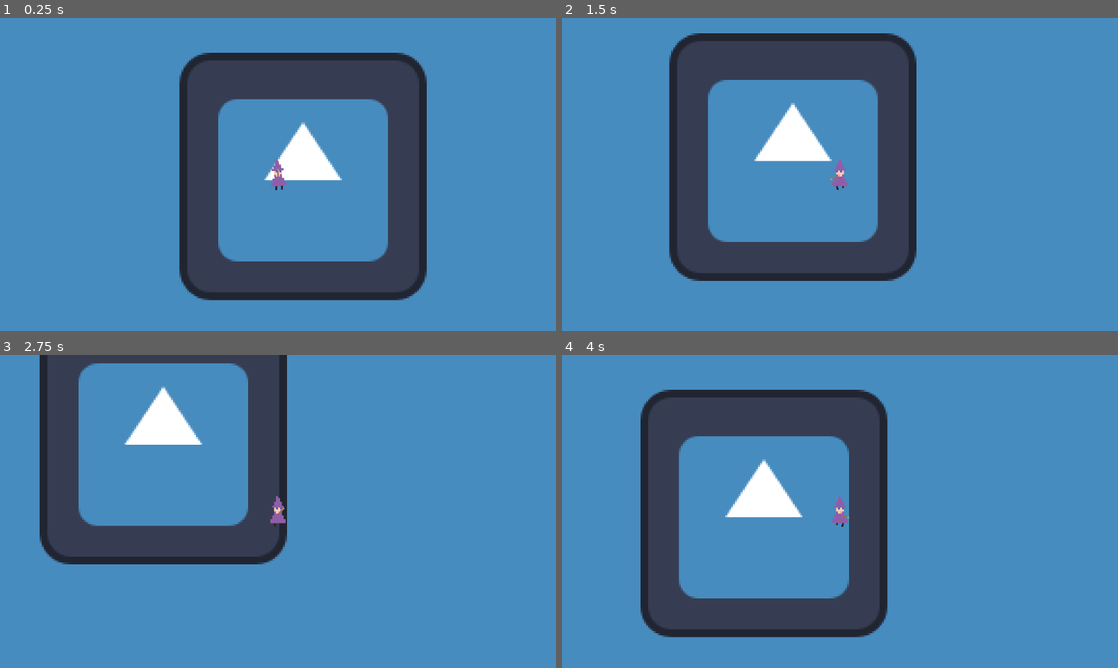
Above: before the commit, frames 1-4 (two rows, left to right).
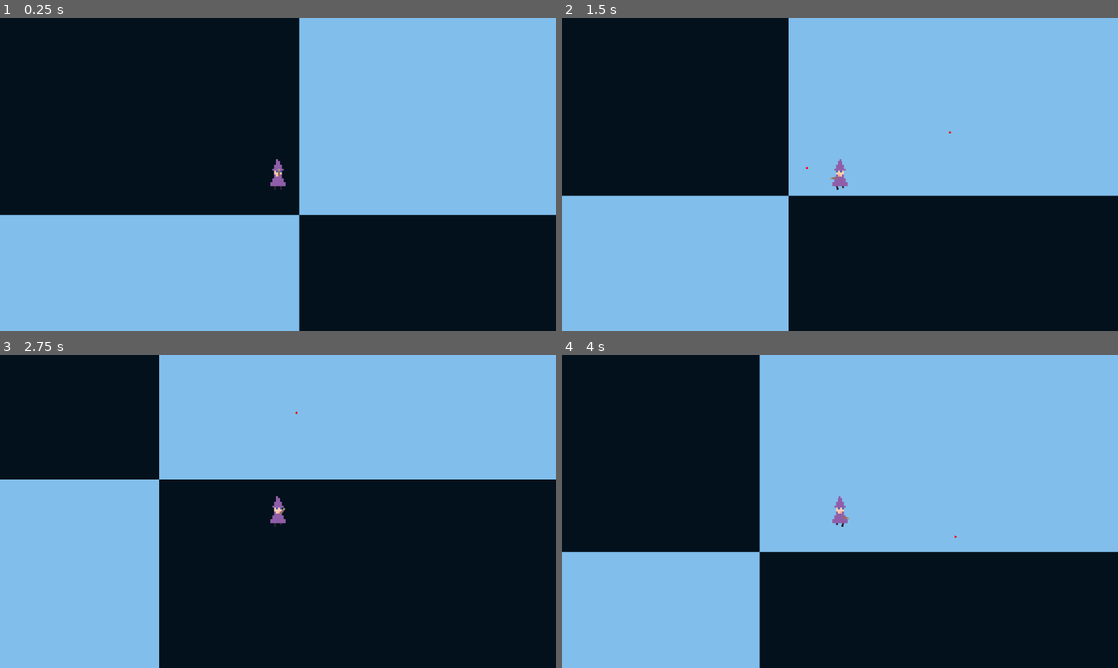
Above: after the commit, the same moments.

Repository: smolsenbiller/wizard-coliseum
Game: Godot game, scene res://scenes/coliseum.tscn
Same seed, same stepped clock (60 frames per second), same inputs: the game is played once before the commit and once after it. The engine's default icon, where the game draws it, is replaced by a stand-in: a white triangle on a blue panel in a dark square.
Inputs (mouse positions are in pixels of both pictures, inside the frame that each line leads up to):
- Up to frame 1 (0.25 s): no input
- Up to frame 2 (1.5 s): tap Enter at 0.5 s; move the mouse to (962, 158) at 0.52 s; hold Right (move_right) 0.53-1.28 s; click (962, 158) at 0.6 s; move the mouse to (728, 190) at 1.27 s; hold S (move_down) from 1.28 s (still down); click (728, 190) at 1.35 s
- Up to frame 3 (2.75 s): move the mouse to (333, 442) at 2.02 s; release S (move_down) at 2.03 s; hold Right (move_right) from 2.03 s (still down); click (333, 442) at 2.1 s
- Up to frame 4 (4 s): move the mouse to (812, 574) at 2.77 s; release Right (move_right) at 2.78 s; hold W (move_up) 2.78-3.53 s; click (812, 574) at 2.85 s; move the mouse to (1006, 558) at 3.52 s; hold A (move_left) from 3.53 s (still down); click (1006, 558) at 3.6 s

The runs differ from the first frame. In frame 1, 100% of the frame differs, in the area x 0-100%, y 0-100%; in frame 2, 100%; in frame 3, 100%; in frame 4, 100%.

Commit message:
I added magic shots to the wand. I also added an arena that confines that sets the limit to the playable area.

Diff:
--- a/project.godot
+++ b/project.godot
@@ -47,6 +47,11 @@
 , Object(InputEventKey,"resource_local_to_scene":false,"resource_name":"","device":-1,"window_id":0,"alt_pressed":false …(186 unchanged characters)…
 ]
 }
+shoot={
+"deadzone": 0.2,
+"events": [Object(InputEventMouseButton,"resource_local_to_scene":false,"resource_name":"","device":-1,"window_id":0,"alt_pressed":false,"shift_pressed":false,"ctrl_pressed":false,"meta_pressed":false,"button_mask":0,"position":Vector2(0, 0),"global_position":Vector2(0, 0),"factor":1.0,"button_index":1,"canceled":false,"pressed":false,"double_click":false,"script":null)
+]
+}
 
 [physics]
 
@@ -58,3 +63,4 @@
 rendering_device/driver.windows="d3d12"
 renderer/rendering_method="gl_compatibility"
 renderer/rendering_method.mobile="gl_compatibility"
+environment/defaults/default_clear_color=Color(0, 0, 0, 1)
--- a/scenes/coliseum.tscn
+++ b/scenes/coliseum.tscn
@@ -1,21 +1,72 @@
 [gd_scene format=3 uid="uid://cm2c1ac6xf6fv"]
 
-[ext_resource type="Texture2D" uid="uid://o8scpsm1qic2" path="res://icon.svg" id="1_xnuo1"]
 [ext_resource type="PackedScene" uid="uid://dm0xpfooe2kgl" path="res://scenes/wizard.tscn" id="2_1a3q4"]
 
 [sub_resource type="CanvasTexture" id="CanvasTexture_4v5ai"]
 
+[sub_resource type="WorldBoundaryShape2D" id="WorldBoundaryShape2D_3r8uy"]
+
+[sub_resource type="WorldBoundaryShape2D" id="WorldBoundaryShape2D_1a3q4"]
+
+[sub_resource type="WorldBoundaryShape2D" id="WorldBoundaryShape2D_s2c8r"]
+
+[sub_resource type="WorldBoundaryShape2D" id="WorldBoundaryShape2D_4v5ai"]
+
 [node name="Coliseum" type="Node2D" unique_id=144620549]
 
-[node name="TextureRect" type="TextureRect" parent="." unique_id=766710161]
-modulate = Color(0.2784314, 0.54901963, 0.7490196, 1)
-offset_right = 1440.0
-offset_bottom = 810.0
+[node name="TextureRect5" type="TextureRect" parent="." unique_id=964062881]
+offset_left = -5.0
+offset_top = -5.0
+offset_right = 645.0
+offset_bottom = 325.0
 texture = SubResource("CanvasTexture_4v5ai")
 
-[node name="Icon" type="Sprite2D" parent="." unique_id=640917216]
-position = Vector2(601, 350)
-texture = ExtResource("1_xnuo1")
+[node name="StaticBody2D" type="StaticBody2D" parent="." unique_id=1468225214]
+
+[node name="CollisionShape2D" type="CollisionShape2D" parent="StaticBody2D" unique_id=2131211781]
+rotation = 3.1415927
+shape = SubResource("WorldBoundaryShape2D_3r8uy")
+
+[node name="CollisionShape2D2" type="CollisionShape2D" parent="StaticBody2D" unique_id=800043991]
+rotation = 1.5707964
+shape = SubResource("WorldBoundaryShape2D_1a3q4")
+
+[node name="CollisionShape2D3" type="CollisionShape2D" parent="StaticBody2D" unique_id=576399435]
+position = Vector2(640, 0)
+rotation = -1.5707964
+shape = SubResource("WorldBoundaryShape2D_s2c8r")
+
+[node name="CollisionShape2D4" type="CollisionShape2D" parent="StaticBody2D" unique_id=431432697]
+position = Vector2(0, 320)
+shape = SubResource("WorldBoundaryShape2D_4v5ai")
+
+[node name="TextureRect" type="TextureRect" parent="." unique_id=766710161]
+modulate = Color(0.013557244, 0.06611317, 0.10973085, 1)
+offset_right = 320.0
+offset_bottom = 160.0
+texture = SubResource("CanvasTexture_4v5ai")
+
+[node name="TextureRect2" type="TextureRect" parent="." unique_id=208247459]
+modulate = Color(0.50498766, 0.7449663, 0.9227173, 1)
+offset_left = 320.0
+offset_right = 640.0
+offset_bottom = 160.0
+texture = SubResource("CanvasTexture_4v5ai")
+
+[node name="TextureRect3" type="TextureRect" parent="." unique_id=833721405]
+modulate = Color(0.5058824, 0.74509805, 0.92156863, 1)
+offset_top = 160.0
+offset_right = 320.0
+offset_bottom = 320.0
+texture = SubResource("CanvasTexture_4v5ai")
+
+[node name="TextureRect4" type="TextureRect" parent="." unique_id=926621199]
+modulate = Color(0.013557244, 0.06611317, 0.10973085, 1)
+offset_left = 320.0
+offset_top = 160.0
+offset_right = 640.0
+offset_bottom = 320.0
+texture = SubResource("CanvasTexture_4v5ai")
 
 [node name="Wizard" parent="." unique_id=478944359 instance=ExtResource("2_1a3q4")]
-position = Vector2(588, 349)
+position = Vector2(309, 139)
--- /dev/null
+++ b/scenes/magic_shot.gd
@@ -0,0 +1,11 @@
+extends Area2D
+
+var speed = 100
+var direction = Vector2.ZERO
+
+func _ready() -> void:
+	await get_tree().create_timer(1.0).timeout
+	queue_free()
+
+func _physics_process(delta: float) -> void:
+	position += direction * speed * delta
--- /dev/null
+++ b/scenes/magic_shot.tscn
@@ -0,0 +1,21 @@
+[gd_scene format=3 uid="uid://u6fnev54t4y2"]
+
+[ext_resource type="Script" uid="uid://b1enuup4jds2a" path="res://scenes/magic_shot.gd" id="1_a63ct"]
+
+[sub_resource type="CanvasTexture" id="CanvasTexture_8d2he"]
+
+[sub_resource type="RectangleShape2D" id="RectangleShape2D_a63ct"]
+size = Vector2(1, 1)
+
+[node name="MagicShot" type="Area2D" unique_id=609741988]
+script = ExtResource("1_a63ct")
+
+[node name="TextureRect" type="TextureRect" parent="." unique_id=2043239283]
+self_modulate = Color(1, 0, 0, 1)
+offset_right = 1.0
+offset_bottom = 1.0
+texture = SubResource("CanvasTexture_8d2he")
+
+[node name="CollisionShape2D" type="CollisionShape2D" parent="." unique_id=768080588]
+position = Vector2(0.5, 0.5)
+shape = SubResource("RectangleShape2D_a63ct")
--- a/scenes/wizard.tscn
+++ b/scenes/wizard.tscn
@@ -23,18 +23,6 @@
 "transitions": PackedFloat32Array(1),
 "update": 1,
 "values": [ExtResource("2_8qlyk")]
-}
-tracks/1/type = "value"
-tracks/1/imported = false
-tracks/1/enabled = true
-tracks/1/path = NodePath("Sprite2D:rotation")
-tracks/1/interp = 1
-tracks/1/loop_wrap = true
-tracks/1/keys = {
-"times": PackedFloat32Array(0),
-"transitions": PackedFloat32Array(1),
-"update": 0,
-"values": [-0.08726646]
 }
 
 [sub_resource type="Animation" id="Animation_8j7pf"]
@@ -93,7 +81,6 @@
 script = ExtResource("1_5ipgv")
 
 [node name="Sprite2D" type="Sprite2D" parent="." unique_id=2003412689]
-rotation = -0.08726646
 texture = ExtResource("2_8qlyk")
 
 [node name="CollisionShape2D" type="CollisionShape2D" parent="." unique_id=792170438]
@@ -109,8 +96,9 @@
 [node name="Pivot" type="Node2D" parent="." unique_id=888685773]
 position = Vector2(0, 2)
 
-[node name="Sprite2D" type="Sprite2D" parent="Pivot" unique_id=688061214]
-position = Vector2(3, 0)
+[node name="Wand" type="Sprite2D" parent="Pivot" unique_id=688061214]
+position = Vector2(5, 0)
 texture = ExtResource("6_8qlyk")
+offset = Vector2(-2, 0.5)
 region_enabled = true
 region_rect = Rect2(6, 8, 4, 1)
--- a/scripts/wizard.gd
+++ b/scripts/wizard.gd
@@ -5,7 +5,10 @@
 
 @onready var animator : AnimationPlayer = $AnimationPlayer
 @onready var sprite : Sprite2D = $Sprite2D
+@onready var wand_sprite : Sprite2D = $Pivot/Wand
 @onready var pivot : Node2D = $Pivot
+
+var magic_shot_scene : PackedScene = preload("res://scenes/magic_shot.tscn")
 
 
 func _physics_process(delta: float) -> void:
@@ -28,4 +31,18 @@
 	if  character_look_direction.x < 0:
 		sprite.flip_h = true
 
+	if Input.is_action_just_pressed("shoot"):
+		magic_blast()
+
 	move_and_slide()
+
+func magic_blast():
+	var magic_shot = magic_shot_scene.instantiate()
+
+	magic_shot.global_position = wand_sprite.global_position
+
+	var target = get_global_mouse_position()
+	var dir = (target - wand_sprite.global_position).normalized()
+	magic_shot.direction = dir
+	magic_shot.rotation = dir.angle()
+	get_tree().root.add_child(magic_shot)
Not shown, added: scenes/magic_shot.gd.uid
